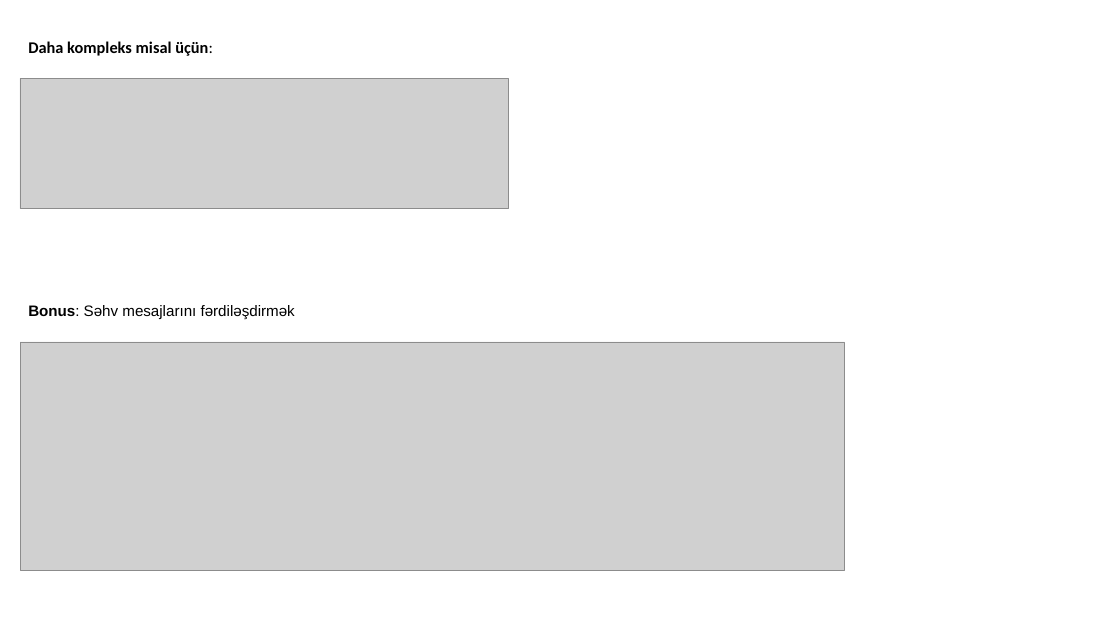
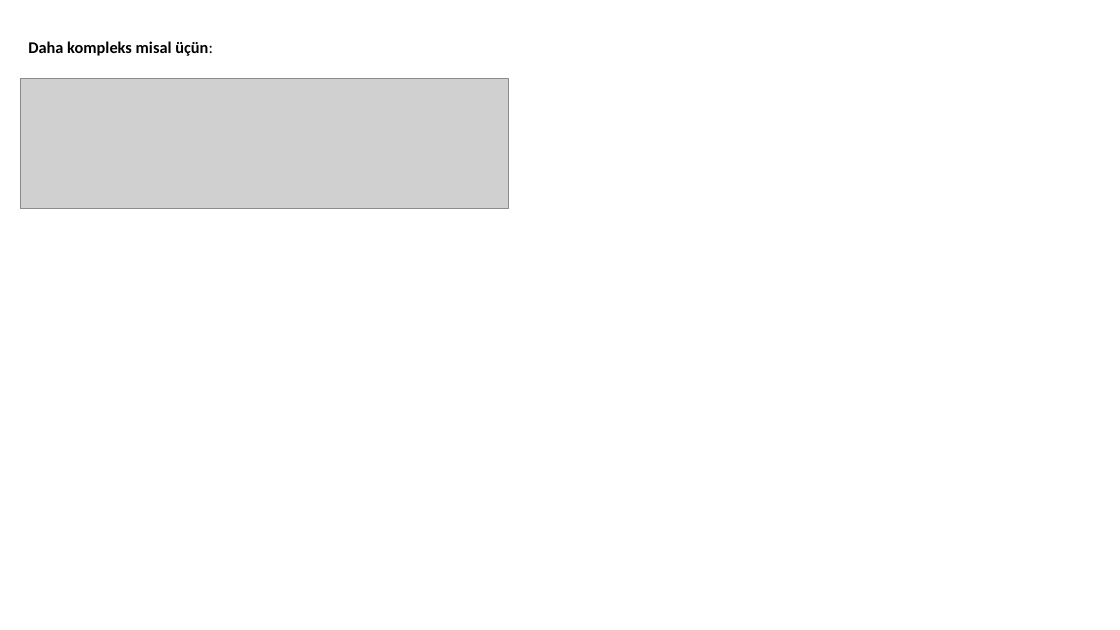
Before and after one commit to codeurient/Vendor-E-commerce, a slide deck: slide 1 of .lessons/14 Form validation and Handling/4 More Validation Rules/More Validation Rules.pptx. Drawn at 1120x630 pixels with LibreOffice and Linux fonts; fonts in the diff are those of the drawing; grey boxes stand for pictures. Boxes give left, top, right and bottom in pixels: in the first picture for what was removed or moved away, otherwise in the second. Text is boxed around its words. In the diff, an @@ line names an element or a change of style, - is before the commit and + after.

```diff
--- a/.lessons/14 Form validation and Handling/4 More Validation Rules/More Validation Rules.pptx
+++ b/.lessons/14 Form validation and Handling/4 More Validation Rules/More Validation Rules.pptx
@@ text at [28,305,295,319]: paragraph removed @@
-Bonus: Səhv mesajlarını fərdiləşdirmək
@@ picture removed at [20,342,844,571] @@
```
Also in this commit, not shown: 2 other files.
